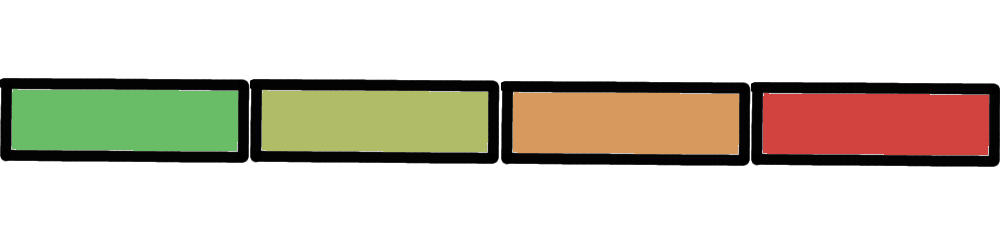
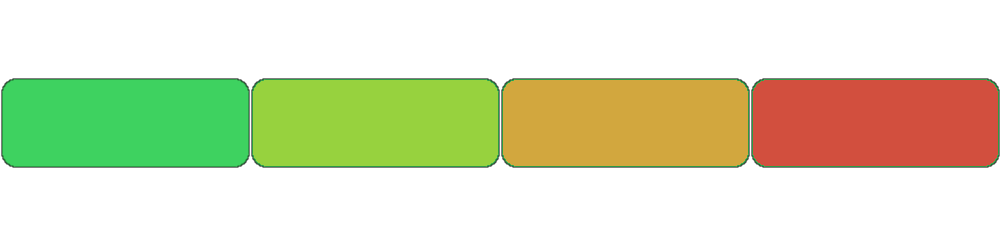
Two versions of the same layered image (1000×250). Layer-by-layer changes:
painted on "Background" over (0, 78, 1000, 168)
